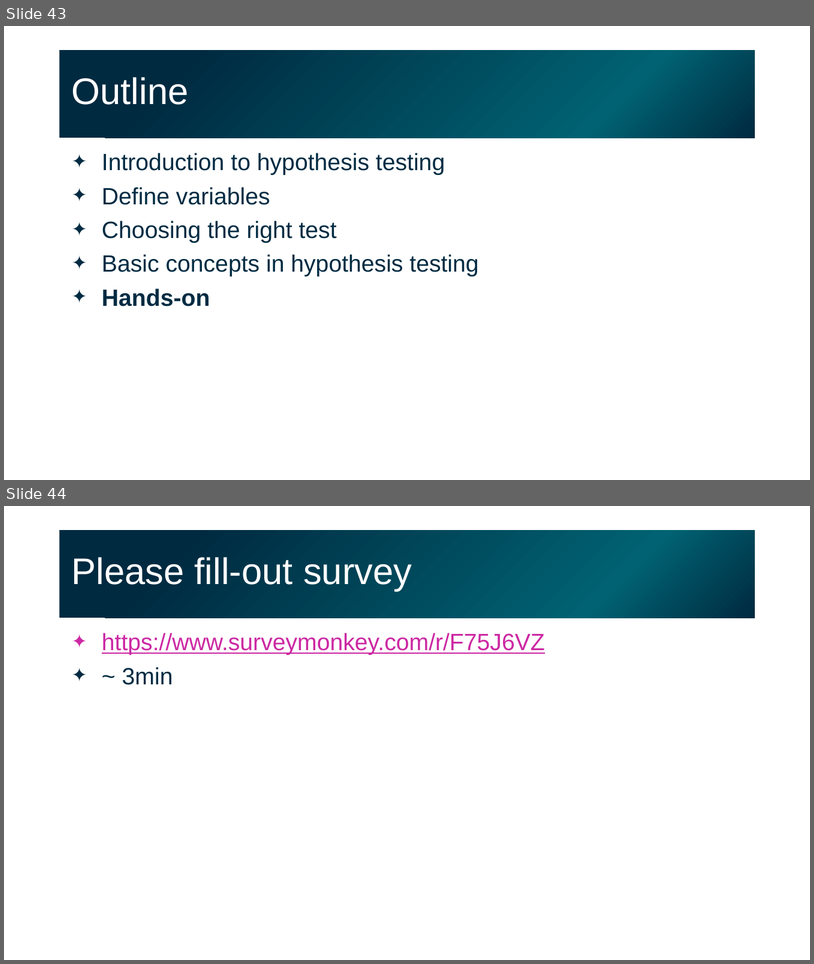
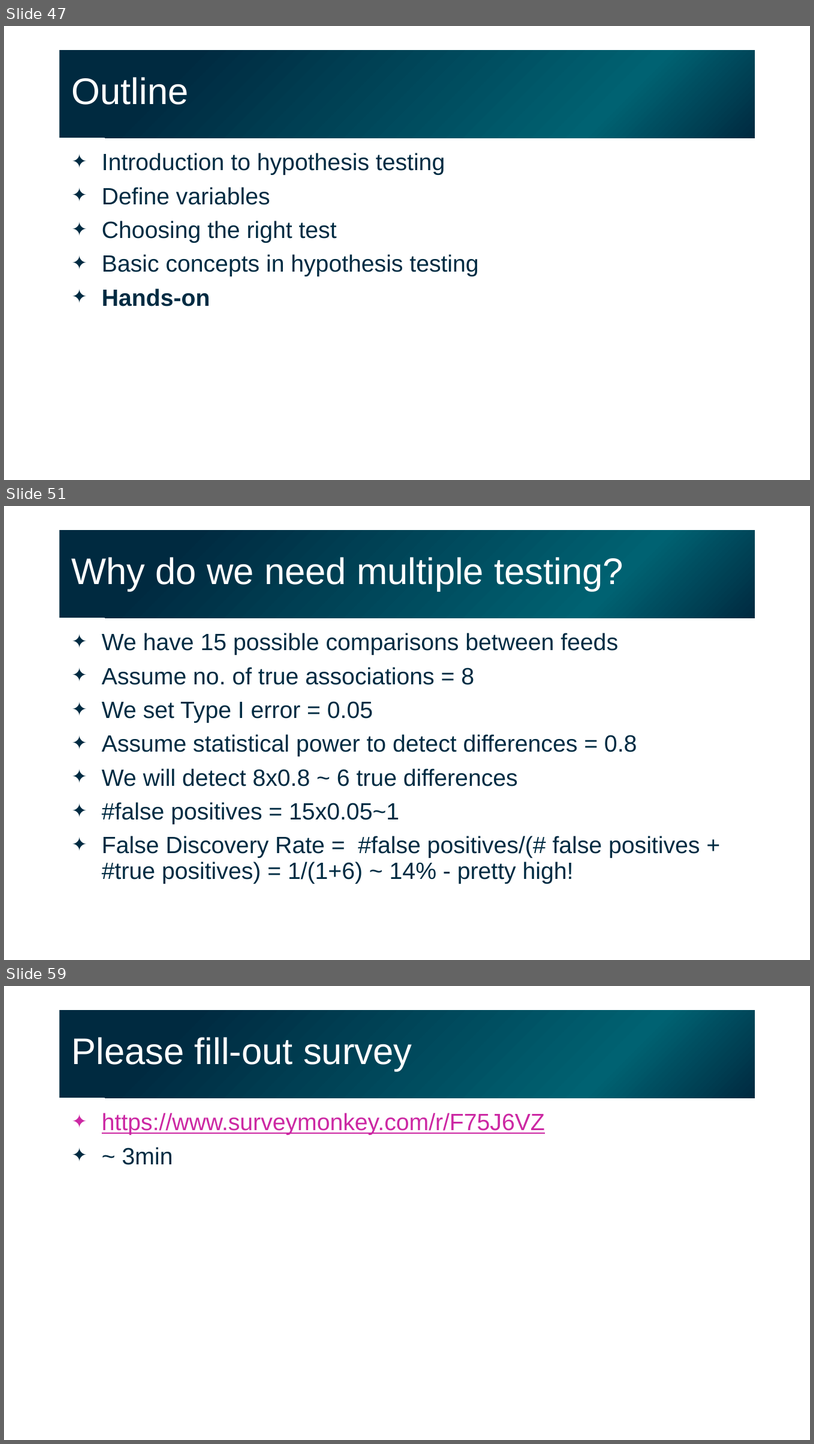
Before and after one commit to gladstone-institutes/Bioinformatics-Workshops, a slide deck: hypothesis-testing/HypothesisTesting.pptx. Shown one above the other, each under a label of ours: slides 43 and 44 before the commit, slides 47, 51 and 59 after it; the slides between them are not shown. The pictures are 814x964 and 814x1444 pixels, drawn with LibreOffice and Linux fonts; fonts in the diff are those of the drawing. Boxes give left, top, right and bottom in pixels: in the first picture for what was removed or moved away, otherwise in the second. Text is boxed around its words. In the diff, an @@ line names an element or a change of style, - is before the commit and + after.

```diff
--- a/hypothesis-testing/HypothesisTesting.pptx
+++ b/hypothesis-testing/HypothesisTesting.pptx
@@ slide 51 added at (4, 506, 810, 960), background #FFFFFF @@
@@ title added at (60, 530, 755, 618), fill gradient #002A40 to #006272, 44 pt, text #FFFFFF @@
+Why do we need multiple testing?
@@ text added at (102, 633, 700, 883), 28 pt, text #002B42 @@
+✦ We have 15 possible comparisons between feeds
+✦ Assume no. of true associations = 8
+✦ We set Type I error = 0.05
+✦ Assume statistical power to detect differences = 0.8
+✦ We will detect 8x0.8 ~ 6 true differences
+✦ #false positives = 15x0.05~1
+✦ False Discovery Rate = #false positives/(# false positives + #true positives) = 1/(1+6) ~ 14% - pretty high!
@@ what was slide 43 is now slide 47 @@
@@ what was slide 44 is now slide 59 @@
```
Also in this commit, not shown: 3 slides changed, 14 other slides added.
